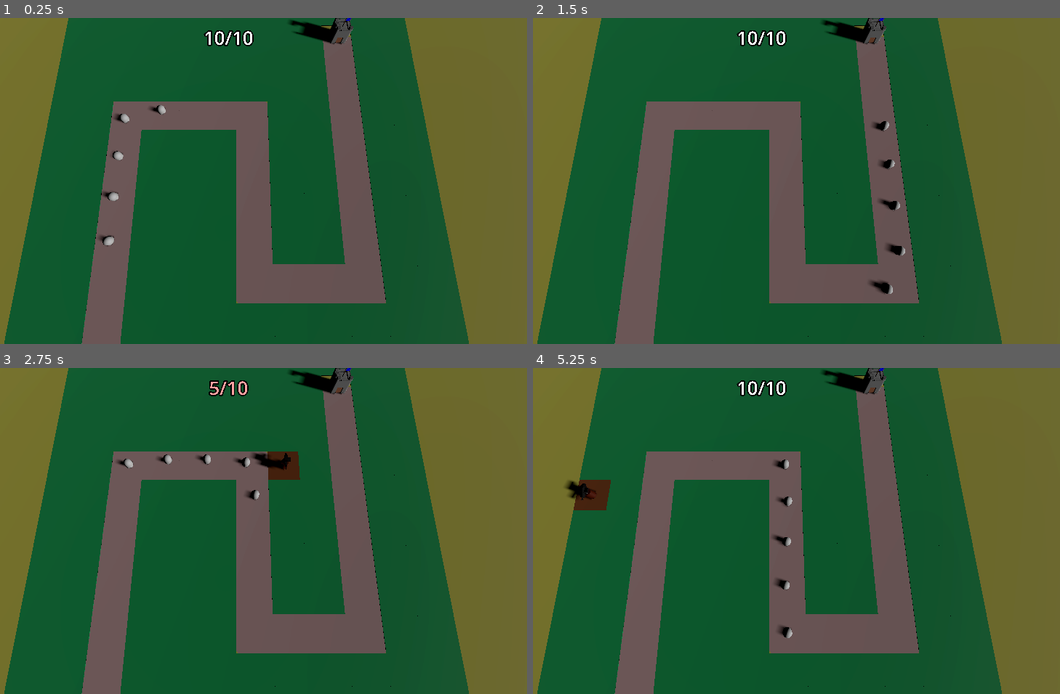
Above: before the commit, frames 1-4 (two rows, left to right).
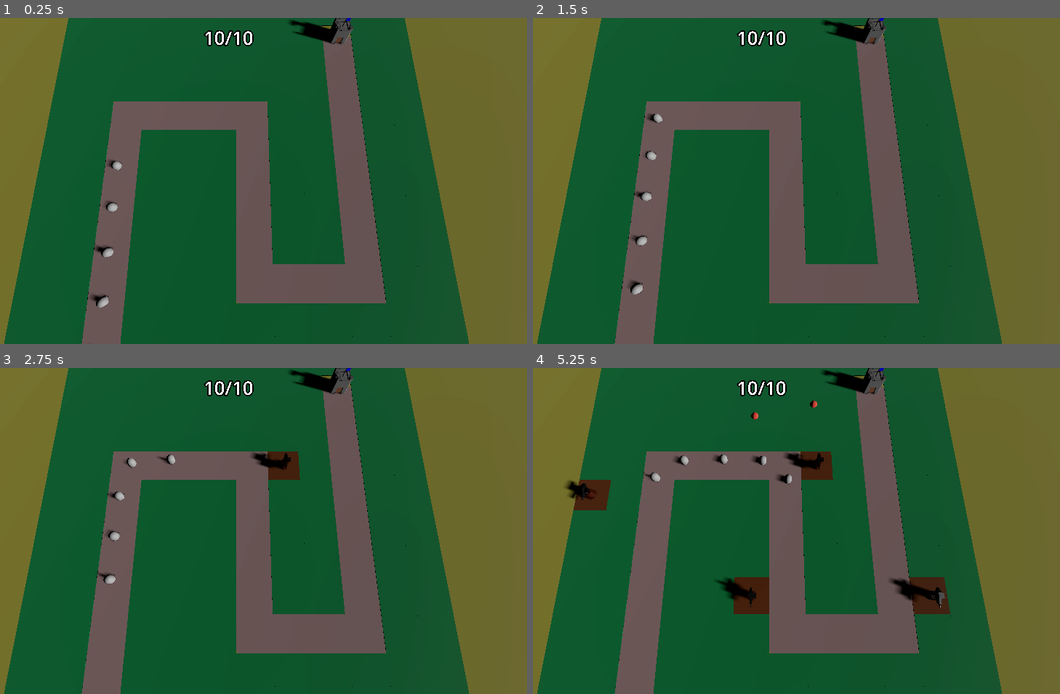
Above: after the commit, the same moments.

Repository: SpookyUboa/barbarian-blaster
Game: Godot game, scene res://Scenes/BaseScene.tscn
Two runs of this game, one before a commit and one after it. Both use one fixed random seed, a clock stepped at 60 frames per second and the inputs below.
Inputs (mouse positions are in pixels of both pictures, inside the frame that each line leads up to):
- Up to frame 1 (0.25 s): no input
- Up to frame 2 (1.5 s): move the mouse to (896, 164) at 0.52 s; press the mouse at (896, 164) at 0.53 s; move the mouse to (654, 197) at 1.27 s; release the mouse at (654, 197) at 1.28 s; click (654, 197) at 1.35 s
- Up to frame 3 (2.75 s): move the mouse to (295, 459) at 2.02 s; press the mouse at (295, 459) at 2.03 s
- Up to frame 4 (5.25 s): move the mouse to (738, 596) at 2.77 s; release the mouse at (738, 596) at 2.78 s; click (738, 596) at 2.85 s; move the mouse to (944, 579) at 3.52 s; press the mouse at (944, 579) at 3.53 s; move the mouse to (596, 482) at 4.27 s; release the mouse at (596, 482) at 4.28 s; click (596, 482) at 4.35 s; move the mouse to (796, 531) at 5.02 s; press the mouse at (796, 531) at 5.03 s

The runs differ from the first frame. In frame 1, 0.6% of the frame differs, in the area x 15-32%, y 26-100%; in frame 2, 0.7%; in frame 3, 0.8%; in frame 4, 3.1%, in the area x 20-80%, y 10-83%.

Commit message:
Firing timer

Diff:
--- a/Scenes/BaseScene.tscn
+++ b/Scenes/BaseScene.tscn
@@ -95,26 +95,31 @@
 [node name="Enemy" parent="Path3D" instance=ExtResource("2_j5mrh")]
 transform = Transform3D(-0.999992, 0, -8.74221e-08, 0, 1, 0, 8.74221e-08, 0, -0.999992, -14, 0, 26)
 use_model_front = true
+speed = 5
 
 [node name="Enemy2" parent="Path3D" instance=ExtResource("2_j5mrh")]
 transform = Transform3D(-0.999547, 0, -0.0298188, 0, 1, 0, 0.0298188, 0, -0.999547, -14.1637, 0, 21.0028)
 progress = 5.0
 use_model_front = true
+speed = 5
 
 [node name="Enemy3" parent="Path3D" instance=ExtResource("2_j5mrh")]
 transform = Transform3D(-0.999708, 0, -0.0238105, 0, 1, 0, 0.0238105, 0, -0.999708, -14.2983, 0, 16.0045)
 progress = 10.0
 use_model_front = true
+speed = 5
 
 [node name="Enemy4" parent="Path3D" instance=ExtResource("2_j5mrh")]
 transform = Transform3D(-0.999871, 0, -0.0155522, 0, 1, 0, 0.0155522, 0, -0.999871, -14.3981, 0, 11.0055)
 progress = 15.0
 use_model_front = true
+speed = 5
 
 [node name="Enemy5" parent="Path3D" instance=ExtResource("2_j5mrh")]
 transform = Transform3D(-0.999991, 0, -0.00126281, 0, 1, 0, 0.00126281, 0, -0.999991, -14.4443, 0, 6.00569)
 progress = 20.0
 use_model_front = true
+speed = 5
 
 [node name="Base" parent="." instance=ExtResource("3_56gw6")]
 transform = Transform3D(-4.37114e-08, 0, -1, 0, 1, 0, 1, 0, -4.37114e-08, 14, 0, -14)
--- a/Scenes/projectile.gd
+++ b/Scenes/projectile.gd
@@ -6,3 +6,7 @@
 
 func _physics_process(delta: float) -> void:
 	position += direction * speed * delta
+
+
+func _on_timer_timeout() -> void:
+	queue_free()
--- a/Scenes/projectile.tscn
+++ b/Scenes/projectile.tscn
@@ -13,9 +13,17 @@
 [node name="projectile" type="Area3D"]
 top_level = true
 script = ExtResource("1_i06c8")
+speed = 50.0
 
 [node name="CollisionShape3D" type="CollisionShape3D" parent="."]
 shape = SubResource("SphereShape3D_ogxdj")
 
 [node name="MeshInstance3D" type="MeshInstance3D" parent="."]
 mesh = SubResource("SphereMesh_w4cey")
+
+[node name="Timer" type="Timer" parent="."]
+wait_time = 2.0
+one_shot = true
+autostart = true
+
+[connection signal="timeout" from="Timer" to="." method="_on_timer_timeout"]
--- a/Scenes/turret.gd
+++ b/Scenes/turret.gd
@@ -1,7 +1,9 @@
 extends Node3D
 
 @export var projectile: PackedScene
+@onready var cannon: MeshInstance3D = $Cannon
 
-func _ready() -> void:
+func _on_timer_timeout() -> void:
 	var shot = projectile.instantiate()
 	add_child(shot)
+	shot.global_position = cannon.global_position
--- a/Scenes/turret.tscn
+++ b/Scenes/turret.tscn
@@ -7,3 +7,8 @@
 [node name="turret" instance=ExtResource("1_qngod")]
 script = ExtResource("2_asckj")
 projectile = ExtResource("2_grgyy")
+
+[node name="Timer" type="Timer" parent="." index="3"]
+autostart = true
+
+[connection signal="timeout" from="Timer" to="." method="_on_timer_timeout"]
